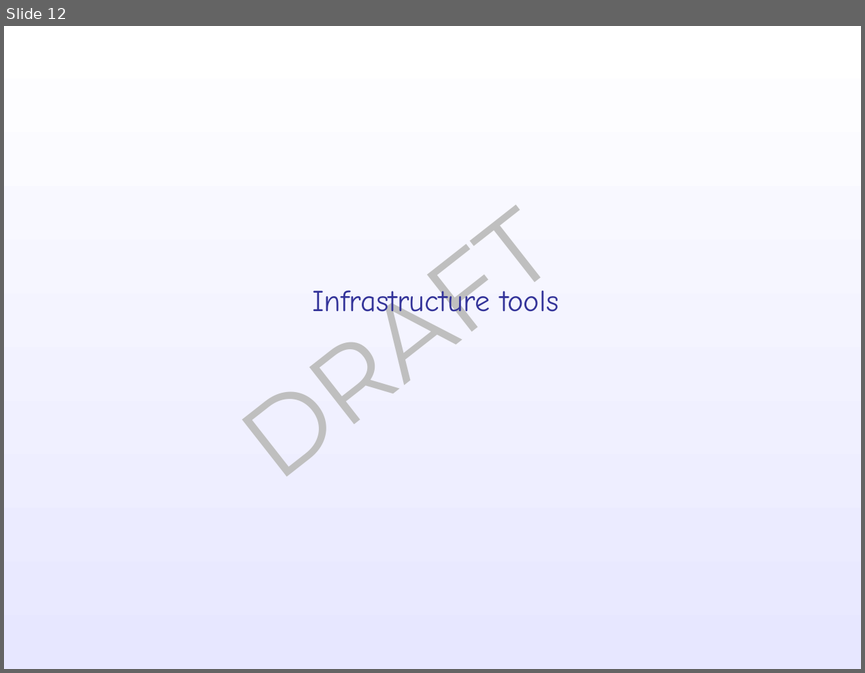
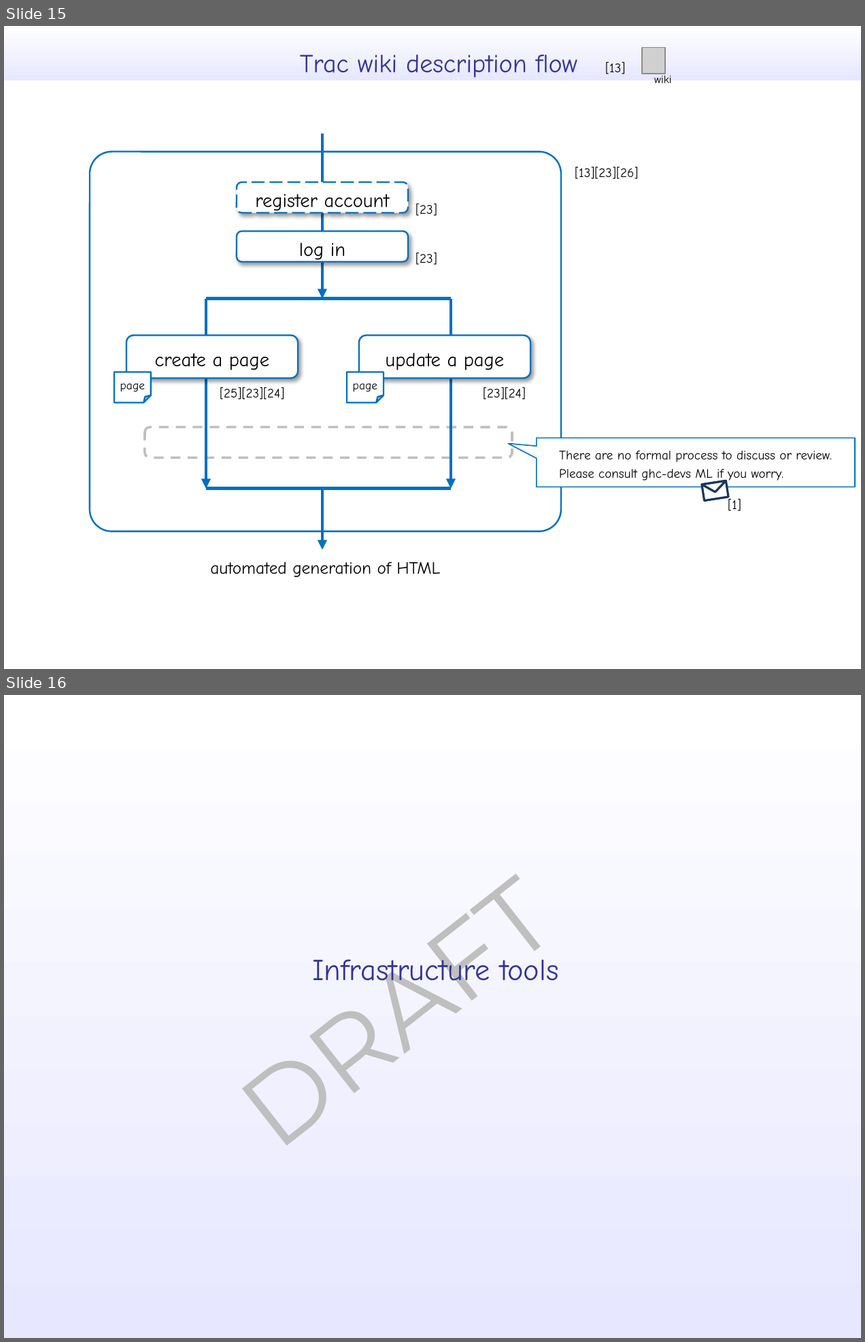
Before and after one commit to takenobu-hs/ghc-development-flow, a slide deck: src/ghc_development_flow.pptx. Shown one above the other, each under a label of ours: slide 12 before the commit, slides 15 and 16 after it. The pictures are 865x673 and 865x1342 pixels, drawn with LibreOffice and Linux fonts; fonts in the diff are those of the drawing; grey boxes stand for pictures. Boxes give left, top, right and bottom in pixels: in the first picture for what was removed or moved away, otherwise in the second. Text is boxed around its words. In the diff, an @@ line names an element or a change of style, - is before the commit and + after.

```diff
--- a/src/ghc_development_flow.pptx
+++ b/src/ghc_development_flow.pptx
@@ slide 15 added at bbox=[4, 26, 861, 669], background #FFFFFF @@
@@ rectangle added at bbox=[4, 26, 861, 81], fill gradient #FFFFFF to #E7E7FF @@
@@ text added at bbox=[300, 55, 578, 78], 24 pt, text #333399 @@
+Trac wiki description flow
@@ text added at bbox=[605, 62, 625, 74], 12 pt, text #000000 @@
+[13]
@@ picture added at bbox=[643, 47, 666, 74] @@
@@ text added at bbox=[654, 73, 671, 83], 10.5 pt, text #000000 @@
+wiki
@@ arrow added from (322, 133) to (322, 298), #0070C0 3 pt @@
@@ rounded rectangle added at bbox=[90, 151, 561, 531], outline #0070C0 1.5 pt @@
@@ text added at bbox=[575, 167, 638, 179], 12 pt, text #000000 @@
+[13][23][26]
@@ rounded rectangle added at bbox=[237, 182, 407, 212], fill #FFFFFF, outline #0070C0 1.5 pt dashed, 18 pt, text #000000 @@
+register account
@@ text added at bbox=[415, 203, 437, 216], 12 pt, text #000000 @@
+[23]
@@ rounded rectangle added at bbox=[237, 231, 407, 261], fill #FFFFFF, outline #0070C0 1.5 pt, 18 pt, text #000000 @@
+log in
@@ text added at bbox=[415, 252, 437, 265], 12 pt, text #000000 @@
+[23]
@@ line added from (206, 298) to (451, 298), #0070C0 3 pt @@
@@ arrow added from (206, 298) to (206, 488), #0070C0 3 pt @@
@@ arrow added from (451, 298) to (451, 488), #0070C0 3 pt @@
@@ rounded rectangle added at bbox=[126, 335, 297, 378], fill #FFFFFF, outline #0070C0 1.5 pt, 18 pt, text #000000 @@
+create a page
@@ rounded rectangle added at bbox=[360, 335, 530, 378], fill #FFFFFF, outline #0070C0 1.5 pt, 18 pt, text #000000 @@
+update a page
@@ folded corner added at bbox=[114, 372, 151, 402], fill #FFFFFF, outline #0070C0 1.5 pt, 11 pt, text #000000 @@
+page
@@ folded corner added at bbox=[347, 372, 383, 402], fill #FFFFFF, outline #0070C0 1.5 pt, 11 pt, text #000000 @@
+page
@@ text added at bbox=[220, 387, 284, 399], 12 pt, text #000000 @@
+[25][23][24]
@@ text added at bbox=[483, 387, 526, 399], 12 pt, text #000000 @@
+[23][24]
@@ rounded rectangle added at bbox=[145, 427, 512, 458], fill #FFFFFF, outline #BFBFBF 2.25 pt dashed @@
@@ speech box added at bbox=[536, 438, 855, 487], fill #FFFFFF, outline #0070C0 1 pt, 12 pt, text #000000 @@
+There are no formal process to discuss or review.
+Please consult ghc-devs ML if you worry.
@@ line added from (206, 488) to (451, 488), #0070C0 3 pt @@
@@ arrow added from (322, 488) to (322, 549), #0070C0 3 pt @@
@@ rectangle added at bbox=[702, 481, 728, 501], fill #FFFFFF, outline #17375E 2 pt @@
@@ freeform shape added at bbox=[702, 481, 727, 494], fill #FFFFFF, outline #17375E 2 pt @@
@@ text added at bbox=[728, 499, 741, 511], 12 pt, text #000000 @@
+[1]
@@ text added at bbox=[210, 561, 440, 577], 16 pt, text #000000 @@
+automated generation of HTML
@@ what was slide 12 is now slide 16 @@
```
Also in this commit, not shown: 9 slides changed, 5 other slides added, 1 other file.
